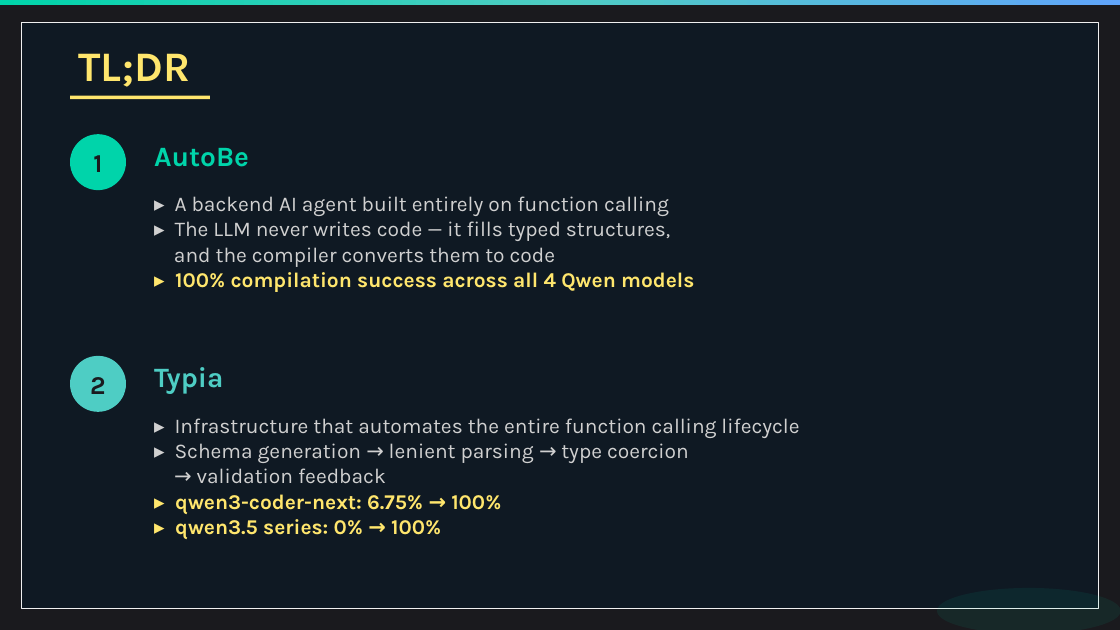
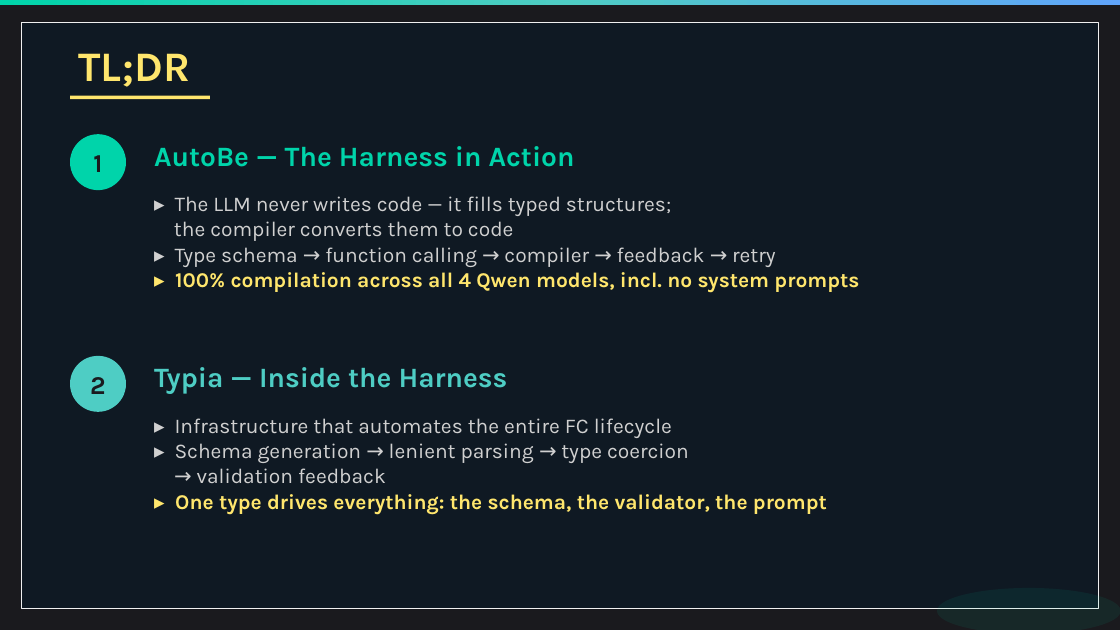
Before and after one commit to ignithex/autobe-llm-agent-code, a slide deck: slide 2 of website/public/seminars/qwen-korea-meetup-20260326.pptx. Drawn at 1120x630 pixels with LibreOffice and Linux fonts; fonts in the diff are those of the drawing. Boxes give left, top, right and bottom in pixels: in the first picture for what was removed or moved away, otherwise in the second. Text is boxed around its words. In the diff, an @@ line names an element or a change of style, - is before the commit and + after.

Commit message:
feat(website): harness wording. (#1211)
* feat(website): harness wording

* more things

* fix it

```diff
--- a/website/public/seminars/qwen-korea-meetup-20260326.pptx
+++ b/website/public/seminars/qwen-korea-meetup-20260326.pptx
@@ text at box(154, 146, 575, 167): text changed @@
-AutoBe
+AutoBe — The Harness in Action
@@ text at box(174, 196, 859, 293): text changed @@
-▸ A backend AI agent built entirely on function calling
-▸ The LLM never writes code — it fills typed structures,
-and the compiler converts them to code
-▸ 100% compilation success across all 4 Qwen models
+▸ The LLM never writes code — it fills typed structures;
+the compiler converts them to code
+▸ Type schema → function calling → compiler → feedback → retry
+▸ 100% compilation across all 4 Qwen models, incl. no system prompts
@@ text at box(154, 367, 508, 394): text changed @@
-Typia
+Typia — Inside the Harness
@@ text at box(175, 418, 672, 438): text changed @@
-▸ Infrastructure that automates the entire function calling lifecycle
+▸ Infrastructure that automates the entire FC lifecycle
@@ text at box(175, 494, 827, 514): text changed @@
-▸ qwen3-coder-next: 6.75% → 100%
-▸ qwen3.5 series: 0% → 100%
+▸ One type drives everything: the schema, the validator, the prompt
```
Also in this commit, not shown: 24 other slides changed, 1 other file.
